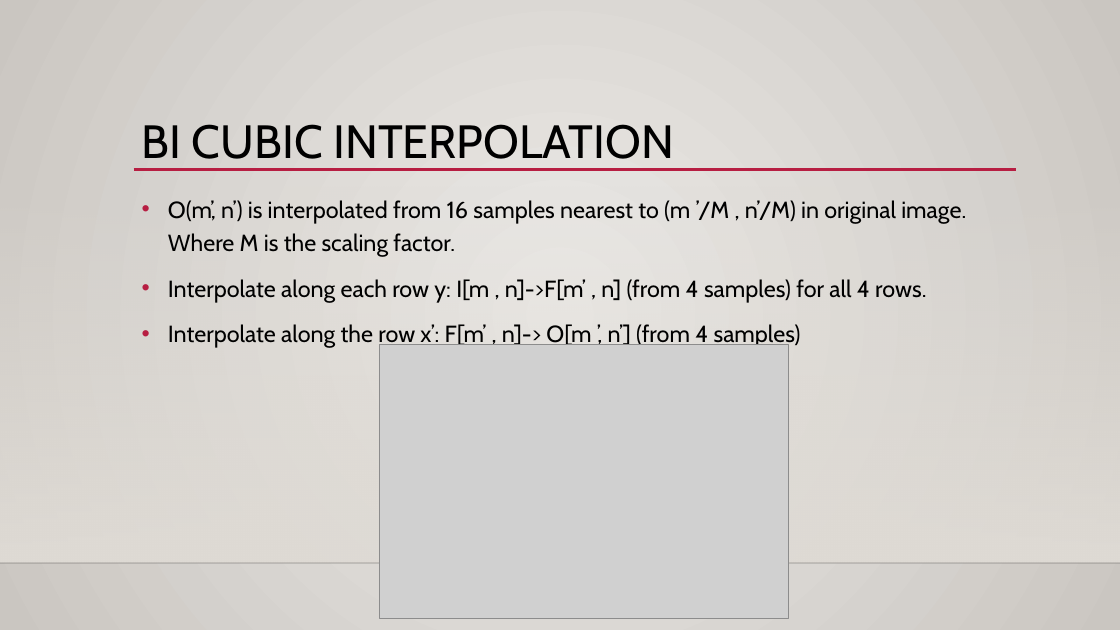
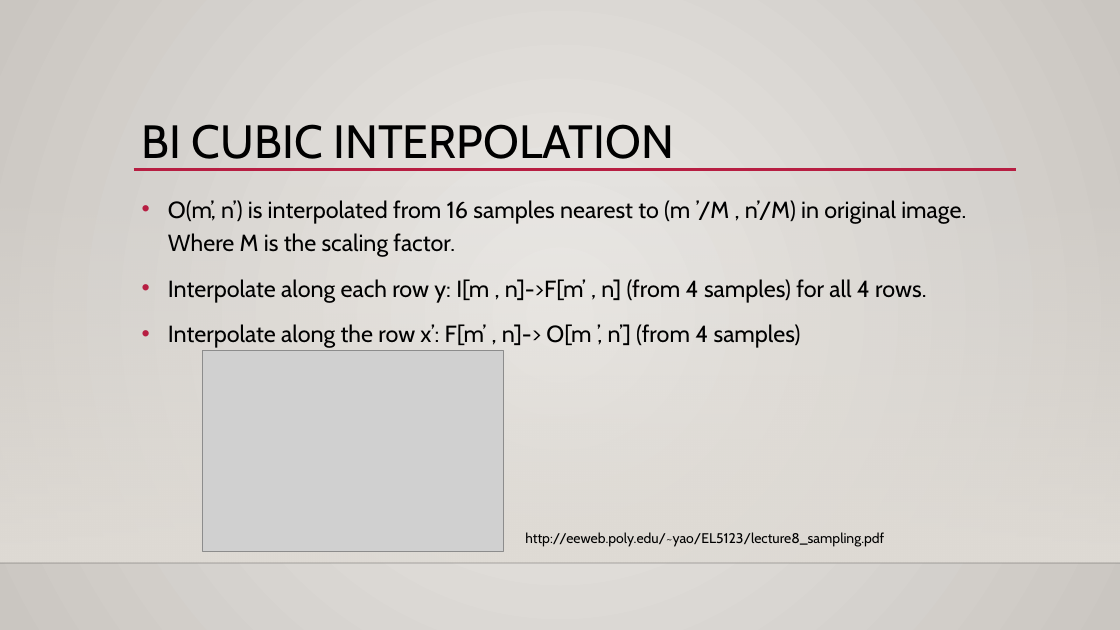
Before and after one commit to michaeltran/DIP-Image-Geometric-Transformation, a slide deck: slide 15 of DIP_Presentation.pptx (slide 12 before the commit). Drawn at 1120x630 pixels with LibreOffice and Linux fonts; fonts in the diff are those of the drawing; grey boxes stand for pictures; background and template pictures are left out. Boxes give left, top, right and bottom in pixels: in the first picture for what was removed or moved away, otherwise in the second. Text is boxed around its words. In the diff, an @@ line names an element or a change of style, - is before the commit and + after.

Commit message:
Add all pictures URL

```diff
--- a/DIP_Presentation.pptx
+++ b/DIP_Presentation.pptx
@@ picture: place and size @@
-picture at (380, 344, 790, 618)
+picture at (202, 350, 503, 551)
@@ text added at (525, 532, 884, 547), 12 pt, text #000000 @@
+http://eeweb.poly.edu/~yao/EL5123/lecture8_sampling.pdf
```
Also in this commit, not shown: 17 other slides changed, 3 slides added.
